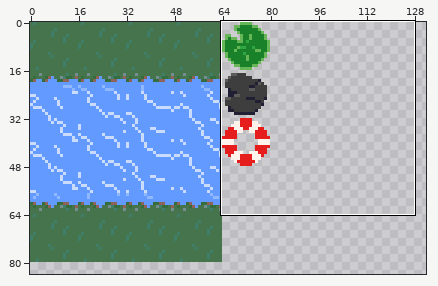
A pixel-art file gets an edit: Assets/Sprites/AsepriteWorkspace/Tilemap.aseprite. The picture above shows the old version from afar; the outline marks the close-up.
Close-up. Before:
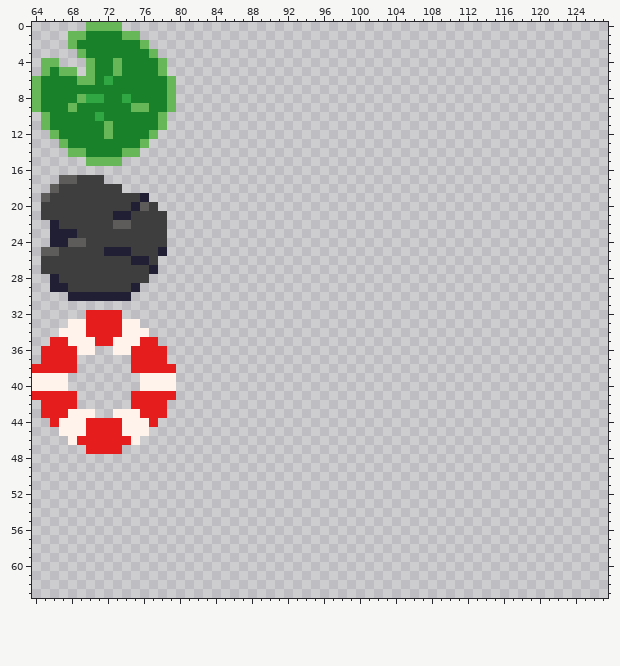
160x160 pixels, 1 frame. Shown: x 64..127, y 0..63. The wide view leaves out empty margins.
After the commit:
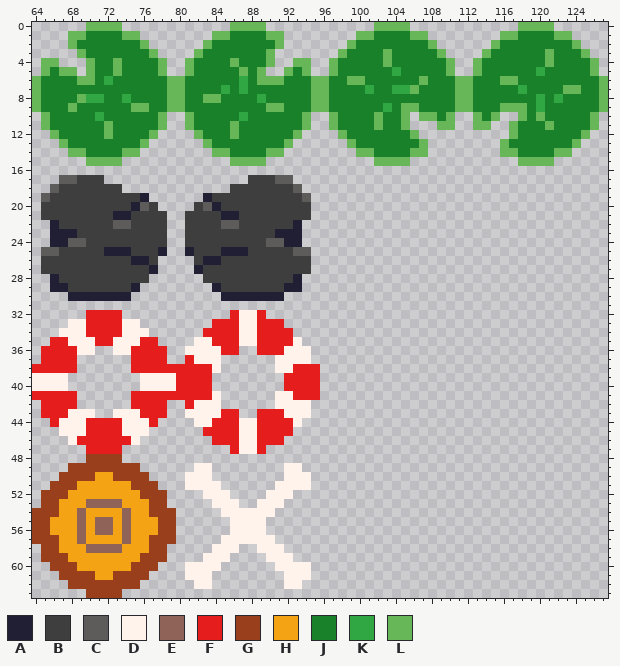
Palette (. is transparent): A #211f34  B #3e3e3e  C #5e5b5b  D #fff3eb  E #8f6358  F #e51d1d  G #9a3f1b  H #f4a314  J #198129  K #30a742  L #67b758
Change:
Changed rows in their new state; - is an unchanged pixel.
Layer "Tiles":
first column x 64:
 0 ----------------------LLLL------------LLLL------------LLLL------
 1 --------------------LLJJJJLL--------LLJJJJLL--------LLJJJJLL----
 2 -------------------LJJJJJJJL-------LJJJJJJJJL------LJJJJJJJJL---
 3 ------------------LJJJJJJJL-------LJJJJLJJJJJL----LJJJJJJLJJJL--
 4 -----------------LJJJJLJJJL--LL--LJJJJJLJJJJJJL--LJJJJJJJLJJJJL-
 5 -----------------LJJJJJLJL--LJL--LJJJJJJKJJJJJL--LJJJJJJKJJJJJL-
 6 ----------------LJJJJJJKJLLLJJJLLJJLLJJJJJJLJJJLLJJJLLJJJJJJJJJL
 7 ----------------LJJJJKJKJJJJJJJLLJJJJKJJKKLJJJJLLJJJJJKJJJJLLJJL
 8 ----------------LJJLLJJJJKJJJJJLLJJJJJJJJJJJJJJLLJJJJJJJKJKJJJJL
 9 ----------------LJJJJJJJJJLLJJJLLJJJJJJKJLLJJJJLLJJJLLLJKJJJJJJL
10 -----------------LJJJJJKJJJJJJL--LJJJJLJJL-LLJL--LJL--LJLJJJJJL-
11 -----------------LJJJJLJJJJJJJL--LJJJJLJJL---LL--LL--LJJJLJJJJL-
12 ------------------LJJJLJJJJJJL----LJJJJJJJL----------LJJJJJJJL--
13 -------------------LJJJJJJJJL------LJJJJJJJL--------LJJJJJJJL---
14 --------------------LLJJJJLL--------LLJJJJLL--------LLJJJJLL----
15 ----------------------LLLL------------LLLL------------LLLL------
17 ------------------------BBBCC-----------------------------------
18 ----------------------BBBBBBBC----------------------------------
19 -------------------ABBBBBBBBBBC---------------------------------
20 ------------------BCABBBBBBBBBB---------------------------------
21 -----------------BBBBAABBBBBBBB---------------------------------
22 -----------------BBBBCCBBBBBBA----------------------------------
23 -----------------BBBBBBBBBBAAA----------------------------------
24 -----------------BBBBBBBBBCCAA----------------------------------
25 -----------------ABBBAAABBBBBCC---------------------------------
26 ------------------BAABBBBBBBBBB---------------------------------
27 ------------------ABBBBBBBBBBBB---------------------------------
28 -------------------BBBBBBBBBBA----------------------------------
29 --------------------ABBBBBBBAA----------------------------------
30 ---------------------AAAAAAA------------------------------------
32 ----------------------FDDF--------------------------------------
33 --------------------FFFDDFFF------------------------------------
34 -------------------FFFFDDFFFF-----------------------------------
35 ------------------DDFFFDDFFFFD----------------------------------
36 -----------------DDDDFF--FFFDDD---------------------------------
37 -----------------FDDD------DDDD---------------------------------
38 ----------------FFFFD------DDFFF--------------------------------
39 ----------------FFFF--------FFFF--------------------------------
40 ----------------FFFF--------FFFF--------------------------------
41 ----------------FFFFD------DDFFF--------------------------------
42 -----------------FDDD------DDDD---------------------------------
43 -----------------DDDDFF--FFFDDD---------------------------------
44 ------------------DDFFFDDFFFFD----------------------------------
45 -------------------FFFFDDFFFF-----------------------------------
46 --------------------FFFDDFFF------------------------------------
47 ----------------------FDDF--------------------------------------
48 ------GGGG------------------------------------------------------
49 ----GGGGGGGG------DD--------DD----------------------------------
50 ---GGGGHHGGGG----DDD--------DDD---------------------------------
51 --GGGHHHHHHGGG---DDDD------DDDD---------------------------------
52 -GGGHHHHHHHHGGG----DDD----DDD-----------------------------------
53 -GGHHHEEEEHHHGG-----DDD--DDD------------------------------------
54 GGGHHEHHHHEHHGGG-----DDDDDD-------------------------------------
55 GGHHHEHEEHEHHHGG------DDDD--------------------------------------
56 GGHHHEHEEHEHHHGG------DDDD--------------------------------------
57 GGGHHEHHHHEHHGGG-----DDDDDD-------------------------------------
58 -GGHHHEEEEHHHGG-----DDD--DDD------------------------------------
59 -GGGHHHHHHHHGGG----DDD----DDD-----------------------------------
60 --GGGHHHHHHGGG---DDDD------DDDD---------------------------------
61 ---GGGGHHGGGG----DDD--------DDD---------------------------------
62 ----GGGGGGGG------DD--------DD----------------------------------
63 ------GGGG------------------------------------------------------
